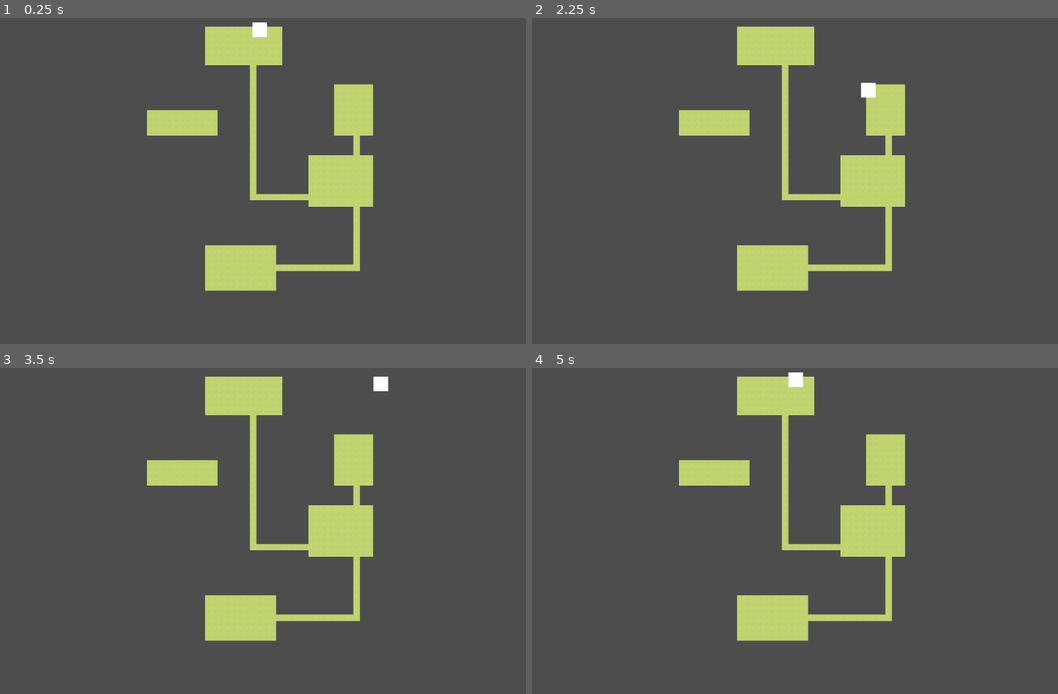
Above: before the commit, frames 1-4 (two rows, left to right).
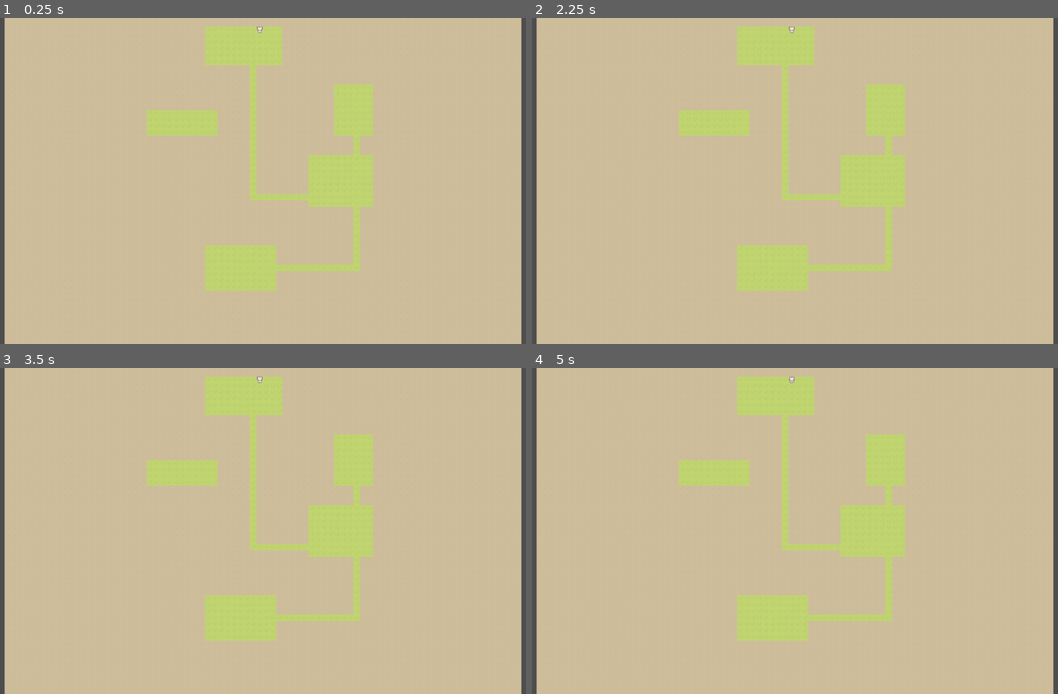
Above: after the commit, the same moments.

Repository: cleverLucky/Rogue
Game: Godot game, scene res://scenes/main.tscn
Two runs of this game, one before a commit and one after it. Both use one fixed random seed, a clock stepped at 60 frames per second and the inputs below. The project has no main scene, so this scene is started directly.
Inputs (mouse positions are in pixels of both pictures, inside the frame that each line leads up to):
- Up to frame 1 (0.25 s): no input
- Up to frame 2 (2.25 s): tap Enter at 0.5 s; move the mouse to (921, 164) at 0.52 s; hold D (right) 0.53-1.28 s; move the mouse to (679, 197) at 1.27 s; hold S (down) 1.28-2.03 s; move the mouse to (852, 109) at 2.02 s; hold D (right) from 2.03 s (still down)
- Up to frame 3 (3.5 s): move the mouse to (231, 596) at 2.77 s; release D (right) at 2.78 s; hold W (up) from 2.78 s (still down)
- Up to frame 4 (5 s): move the mouse to (968, 579) at 3.52 s; release W (up) at 3.53 s; hold A (left) from 3.53 s (still down); move the mouse to (621, 482) at 4.27 s

The runs differ from the first frame. In frame 1, 90% of the frame differs, in the area x 0-100%, y 0-100%; in frame 2, 90%; in frame 3, 90%; in frame 4, 90%.

Commit message:
保存一下

Diff:
--- a/assets/dungeon_tileset.tres
+++ b/assets/dungeon_tileset.tres
@@ -41,6 +41,7 @@
 3:3/0 = 0
 4:0/size_in_atlas = Vector2i(4, 4)
 4:0/0 = 0
+0:5/0 = 0
 
 [resource]
 physics_layer_0/collision_layer = 1
--- a/project.godot
+++ b/project.godot
@@ -13,6 +13,10 @@
 config/name="Rogue"
 config/features=PackedStringArray("4.5", "Forward Plus")
 config/icon="res://icon.svg"
+
+[autoload]
+
+GameInputEvents="*res://scripts/game_input_events.gd"
 
 [dotnet]
 
--- a/scenes/player.tscn
+++ /dev/null
@@ -1,8 +0,0 @@
-[gd_scene load_steps=2 format=3 uid="uid://xym3d5ct5c6"]
-
-[ext_resource type="Script" uid="uid://djqrftf03pld1" path="res://scripts/player.gd" id="1"]
-
-[node name="player" type="CharacterBody2D"]
-script = ExtResource("1")
-
-[node name="Sprite2D" type="Sprite2D" parent="."]
--- a/scenes/test_player.tscn
+++ b/scenes/test_player.tscn
@@ -1,6 +1,10 @@
-[gd_scene load_steps=20 format=3 uid="uid://o6fxxfnxpudg"]
+[gd_scene load_steps=24 format=3 uid="uid://o6fxxfnxpudg"]
 
+[ext_resource type="Script" uid="uid://c4334giutca6t" path="res://scripts/test_player.gd" id="1_48w40"]
 [ext_resource type="Texture2D" uid="uid://cindxjndgoq7g" path="res://assets/character.png" id="1_e7mys"]
+[ext_resource type="Script" uid="uid://ckm8dd3rc1va2" path="res://scripts/static_machine/node_state_machine.gd" id="3_gqg63"]
+[ext_resource type="Script" uid="uid://6l37jgj0fqk0" path="res://scripts/static_machine/idle_state.gd" id="4_hfou0"]
+[ext_resource type="Script" uid="uid://d25tpdakyu1vs" path="res://scripts/static_machine/walk_state.gd" id="5_oxvr6"]
 
 [sub_resource type="AtlasTexture" id="AtlasTexture_0ax77"]
 atlas = ExtResource("1_e7mys")
@@ -162,6 +166,7 @@
 height = 16.0
 
 [node name="testPlayer" type="CharacterBody2D"]
+script = ExtResource("1_48w40")
 
 [node name="AnimatedSprite2D" type="AnimatedSprite2D" parent="."]
 sprite_frames = SubResource("SpriteFrames_lwvfx")
@@ -172,3 +177,12 @@
 [node name="CollisionShape2D" type="CollisionShape2D" parent="."]
 position = Vector2(0, -1)
 shape = SubResource("CapsuleShape2D_e7mys")
+
+[node name="StateMachine" type="Node" parent="."]
+script = ExtResource("3_gqg63")
+
+[node name="Idle" type="Node" parent="StateMachine"]
+script = ExtResource("4_hfou0")
+
+[node name="Walk" type="Node" parent="StateMachine"]
+script = ExtResource("5_oxvr6")
--- a/scripts/DungeonGenerator.gd
+++ b/scripts/DungeonGenerator.gd
@@ -7,7 +7,7 @@
 @export var tile_size: int = 16
 
 var grid: Array = []         # 2D网格：0=墙，1=地板
-var tilemap: TileMapLayer
+@export var tilemap: TileMapLayer
 
 
 @export var tileset_path: String = "res://assets/dungeon_tileset.tres"
@@ -143,7 +143,7 @@
 
 # 生成玩家（使用预制场景）
 func create_player():
-	var path = "res://scenes/player.tscn"  # ← 先确认这个路径是否正确
+	var path = "res://scenes/test_player.tscn"  # ← 先确认这个路径是否正确
 
 	var player_scene = load(path)
 	if player_scene == null:
--- /dev/null
+++ b/scripts/game_input_events.gd
@@ -0,0 +1,23 @@
+extends Node
+class_name GameInputEvent
+
+static var direction : Vector2
+
+static func movement_input() -> Vector2:
+	if Input.is_action_pressed("walk_left"):
+		direction = Vector2.LEFT
+	elif Input.is_action_pressed("walk_right"):
+		direction = Vector2.RIGHT
+	elif Input.is_action_pressed("walk_up"):
+		direction = Vector2.UP
+	elif Input.is_action_pressed("walk_down"):
+		direction = Vector2.DOWN
+	else:
+		direction = Vector2.ZERO
+
+	return direction
+
+static func is_movement_input() -> bool:
+	if direction == Vector2.ZERO:
+		return false
+	return true
--- a/scripts/player.gd
+++ b/scripts/player.gd
@@ -1,6 +1,6 @@
 # scripts/player.gd
 extends CharacterBody2D
-class_name Player
+class_name Player_tmp
 
 const SPEED = 200.0
 var health = 100
@@ -11,7 +11,7 @@
 	print("👤 玩家已就绪！血量:", health)
 	add_to_group("player")
 
-    # 安全创建白色方块
+	# 安全创建白色方块
 	var sprite = $Sprite2D
 	if sprite == null:
 		printerr("错误：player.tscn 里没有 Sprite2D 节点！")
--- /dev/null
+++ b/scripts/static_machine/idle_state.gd
@@ -0,0 +1,41 @@
+extends NodeState
+
+@export var player : Player
+@export var animated_sprite_2d : AnimatedSprite2D
+
+var direction : Vector2
+
+# Called when the node enters the scene tree for the first time.
+func _ready() -> void:
+	pass # Replace with function body.
+
+# Called every frame. 'delta' is the elapsed time since the previous frame.
+func _process(delta: float) -> void:
+	pass
+
+func _on_physics_process(delta:float) -> void:
+	if player.player_direction == Vector2.UP:
+		animated_sprite_2d.play("idle_back")
+	elif player.player_direction == Vector2.LEFT:
+		animated_sprite_2d.play("idle_left")
+	elif player.player_direction == Vector2.RIGHT:
+		animated_sprite_2d.play("idle_right")
+	elif player.player_direction == Vector2.DOWN:
+		animated_sprite_2d.play("idle_front")
+	else:
+		animated_sprite_2d.play("idle_front")
+
+func _on_next_transitions() -> void:
+	GameInputEvent.movement_input()
+	if GameInputEvent.is_movement_input():
+		transition.emit("Walk")
+
+
+func _on_enter() -> void:
+	pass
+
+func _on_exit() -> void:
+	animated_sprite_2d.stop()
+
+func _on_process(delta:float) -> void:
+	pass
--- /dev/null
+++ b/scripts/static_machine/node_state.gd
@@ -0,0 +1,24 @@
+class_name NodeState
+extends Node
+
+@warning_ignore("unused_signal")
+signal transition
+
+# Called when the node enters the scene tree for the first time.
+func _ready() -> void:
+	pass # Replace with function body.
+
+func _on_physics_process(delta:float) -> void:
+	pass
+
+func _on_next_transitions() -> void:
+	pass
+
+func _on_enter() -> void:
+	pass
+
+func _on_exit() -> void:
+	pass
+
+func _on_process(delta:float) -> void:
+	pass
--- /dev/null
+++ b/scripts/static_machine/node_state_machine.gd
@@ -0,0 +1,47 @@
+class_name NodeStateMachine
+extends Node
+
+@export var initial_node_state : NodeState
+
+var node_states : Dictionary = {}
+var current_node_state : NodeState
+var current_node_state_name : String
+var parent_node_name: String
+
+# Called when the node enters the scene tree for the first time.
+func _ready() -> void:
+	parent_node_name = get_parent().name
+	for child in get_children():
+		if child is NodeState:
+			node_states[child.name.to_lower()] = child
+			child.transition.connect(transition_to)
+	if initial_node_state:
+		initial_node_state._on_enter()
+		current_node_state = initial_node_state
+		current_node_state_name = initial_node_state.name.to_lower()
+
+# Called every frame. 'delta' is the elapsed time since the previous frame.
+func _process(delta: float) -> void:
+	if current_node_state:
+		current_node_state._on_process(delta)
+
+func _physics_process(delta: float) -> void:
+	if current_node_state:
+		current_node_state._on_physics_process(delta)
+		current_node_state._on_next_transitions()
+		print(parent_node_name, " Current State: ", current_node_state_name)
+
+func transition_to(node_state_name : String) -> void:
+	if node_state_name == current_node_state.name.to_lower():
+		return
+	var new_node_state = node_states.get(node_state_name.to_lower())
+	if !new_node_state:
+		return
+	if current_node_state:
+		current_node_state._on_exit()
+
+	new_node_state._on_enter()
+
+	current_node_state = new_node_state
+	current_node_state_name = node_state_name.to_lower()
+	#print("Current State: ", current_node_state_name)
--- /dev/null
+++ b/scripts/static_machine/walk_state.gd
@@ -0,0 +1,41 @@
+extends NodeState
+
+@export var player : Player
+@export var animated_sprite_2d : AnimatedSprite2D
+@export var speed : int = 50
+
+# Called when the node enters the scene tree for the first time.
+func _ready() -> void:
+	pass # Replace with function body.
+
+# Called every frame. 'delta' is the elapsed time since the previous frame.
+func _process(delta: float) -> void:
+	pass
+
+func _on_physics_process(delta:float) -> void:
+	var diretion: Vector2 = GameInputEvent.movement_input()
+
+	if diretion == Vector2.UP:
+		animated_sprite_2d.play("walk_back")
+	elif diretion == Vector2.DOWN:
+		animated_sprite_2d.play("walk_front")
+	elif diretion == Vector2.LEFT:
+		animated_sprite_2d.play("walk_left")
+	elif diretion == Vector2.RIGHT:
+		animated_sprite_2d.play("walk_right")
+
+	if diretion != Vector2.ZERO:
+		player.player_direction = diretion
+
+	player.velocity = speed * diretion
+	player.move_and_slide()
+
+func _on_next_transitions() -> void:
+	if !GameInputEvent.is_movement_input():
+		transition.emit("Idle")
+
+func _on_enter() -> void:
+	pass
+
+func _on_exit() -> void:
+	animated_sprite_2d.stop()
--- /dev/null
+++ b/scripts/test_player.gd
@@ -0,0 +1,5 @@
+class_name Player
+extends CharacterBody2D
+
+
+var player_direction: Vector2
Not shown, added: scripts/game_input_events.gd.uid
Not shown, added: scripts/static_machine/idle_state.gd.uid
Not shown, added: scripts/static_machine/node_state.gd.uid
Not shown, added: scripts/static_machine/node_state_machine.gd.uid
Not shown, added: scripts/static_machine/walk_state.gd.uid
Not shown, added: scripts/test_player.gd.uid
